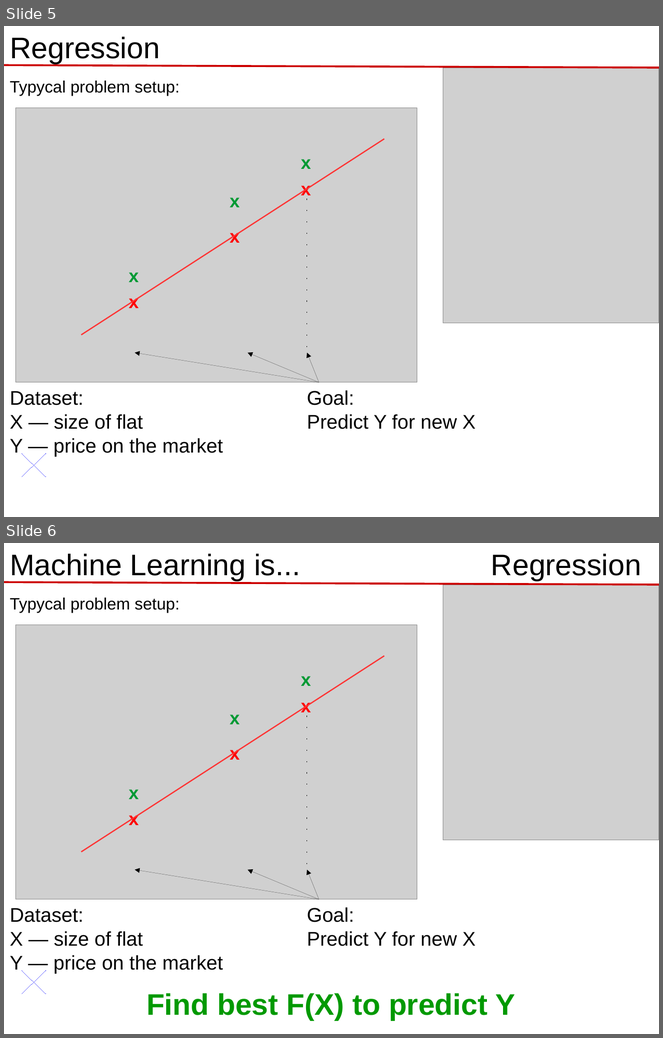
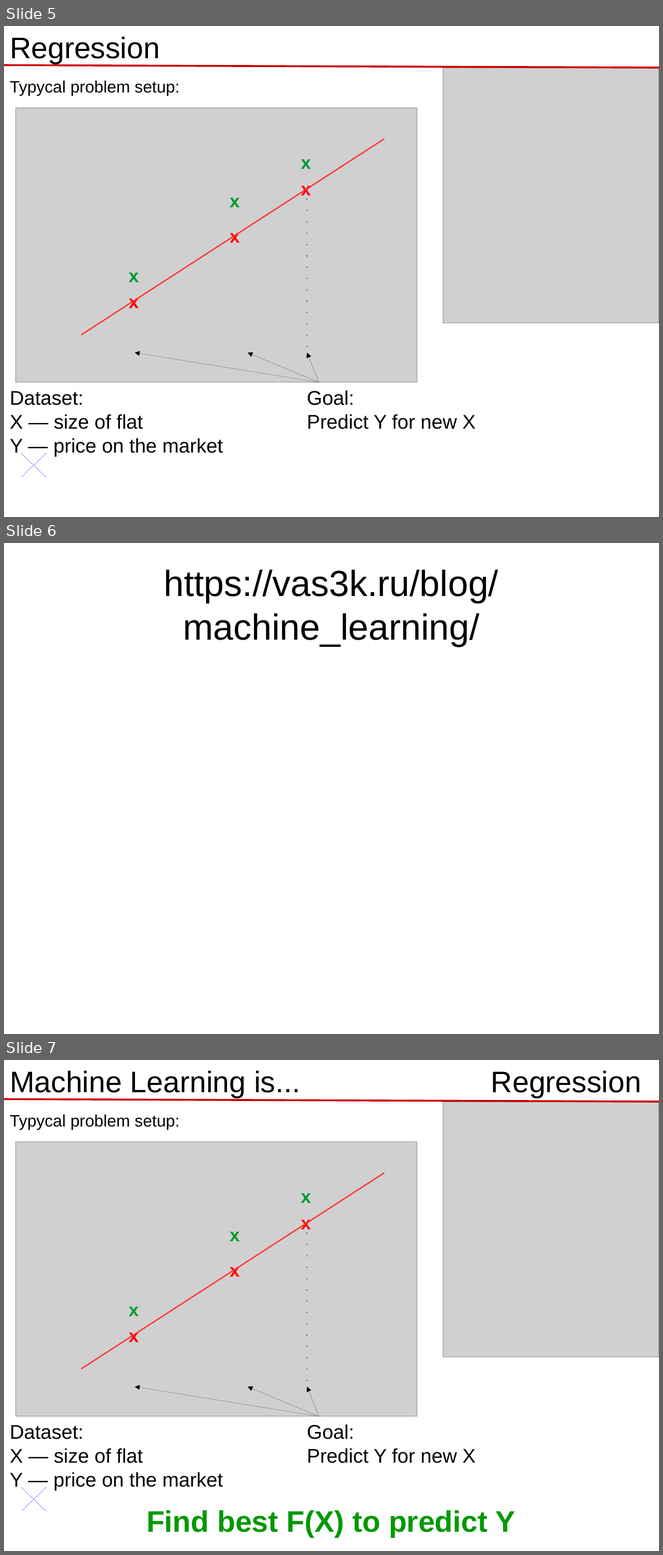
Before and after one commit to rykachevskiy/239, a slide deck: 1/Introduction.odp. Shown one above the other, each under a label of ours: slides 5 and 6 before the commit, slides 5, 6 and 7 after it. The pictures are 663x1038 and 663x1555 pixels, drawn with LibreOffice and Linux fonts; fonts in the diff are those of the drawing; grey boxes stand for pictures. Boxes give left, top, right and bottom in pixels: in the first picture for what was removed or moved away, otherwise in the second. Text is boxed around its words. In the diff, an @@ line names an element or a change of style, - is before the commit and + after.

Commit message:
first lecture

```diff
--- a/1/Introduction.odp
+++ b/1/Introduction.odp
@@ slide 6 added at (4, 543, 659, 1034), background #FFFFFF @@
@@ title added at (164, 570, 499, 646), 44 pt, text #000000 @@
+https://vas3k.ru/blog/machine_learning/
@@ what was slide 6 is now slide 7 @@
```
Also in this commit, not shown: 25 other files.
